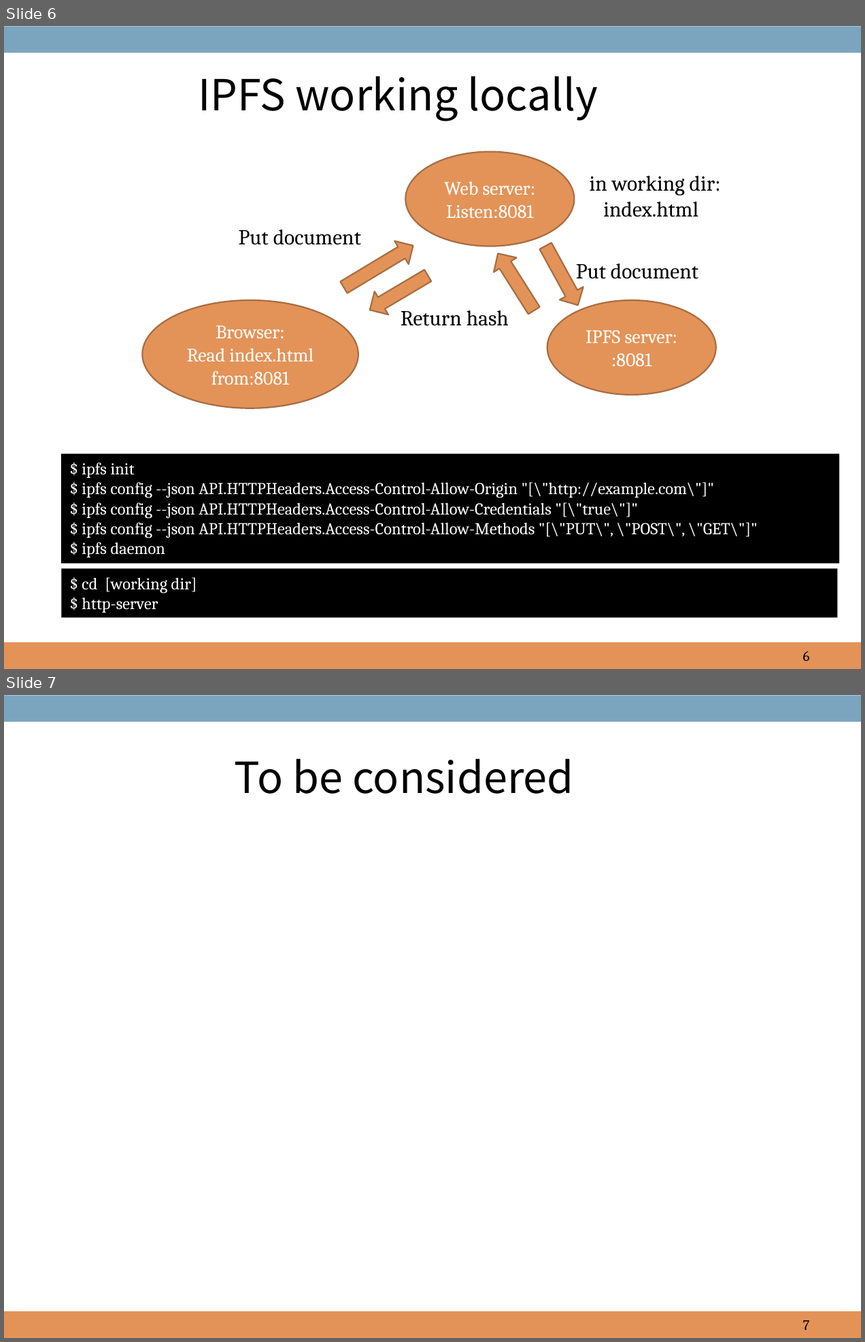
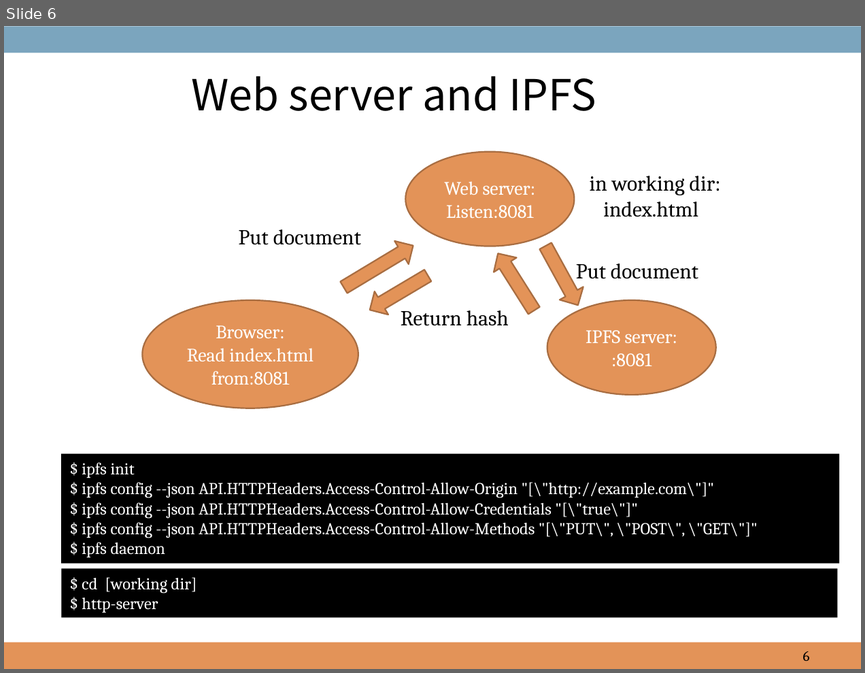
Before and after one commit to hdbaek/NotUsed, a slide deck: AgendaHandling.pptx. Shown one above the other, each under a label of ours: slides 6 and 7 before the commit, slide 6 after it. The pictures are 865x1342 and 865x673 pixels, drawn with LibreOffice and Linux fonts; fonts in the diff are those of the drawing; background and template pictures are left out. Boxes give left, top, right and bottom in pixels: in the first picture for what was removed or moved away, otherwise in the second. Text is boxed around its words. In the diff, an @@ line names an element or a change of style, - is before the commit and + after.

```diff
--- a/AgendaHandling.pptx
+++ b/AgendaHandling.pptx
@@ slide 7 removed at [4, 695, 861, 1338], background picture (left out); not listed: 2 template elements that a slide beside it also shows @@
@@ text removed at [235, 759, 574, 794] @@
-To be considered
@@ page number removed at [803, 1320, 810, 1329] @@
-7
@@ slide 6 changed as well @@
@@ text at [191, 76, 596, 111]: text changed @@
-IPFS working locally
+Web server and IPFS
```
Also in this commit, not shown: 5 other slides changed, 2 slides added.
